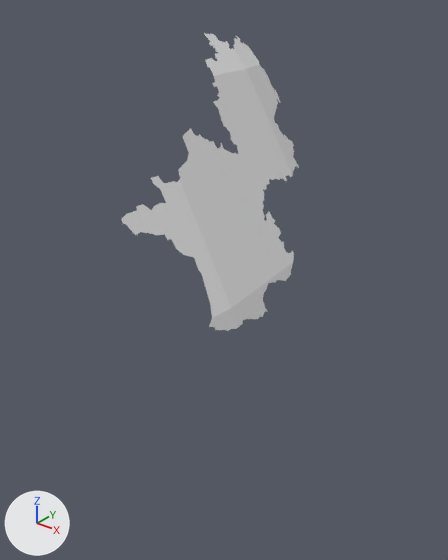
The FBX model Untitled.fbx as it was, and as the next commit left it.
One viewpoint serves both versions: a 50 mm camera at (1.214, -0.373, 0.639) aimed at (0.86, 0.07, 0.364). Every picture has the same lights, and +X, +Y and +Z are marked at lower left. The first picture is the older version.

Objects in the first picture: 'France', 'Germany'.
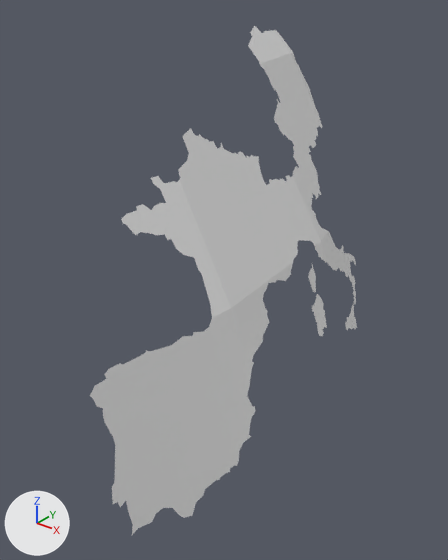
Commit message: Austria, Czechia, France, Italy, Poland, Portugal, Slovakia, Slovenia, Spain, Switzerland

Changed parts and their boxes (x1, y1, x2, y2) in the pictures (448 x 560 px):
'Spain', added
    after: (90, 311, 269, 518)
'France', reshaped (13% wider)
    before: (121, 129, 294, 331)
    after: (121, 129, 316, 331)
'Germany', deleted
    before: (204, 33, 299, 185)
'Portugal', added
    after: (105, 398, 158, 535)
'Italy', added
    after: (274, 179, 357, 336)
'Poland', added
    after: (248, 26, 319, 119)
'Austria', added
    after: (281, 135, 314, 190)
'Czechia', added
    after: (274, 99, 306, 145)
'Switzerland', added
    after: (263, 179, 294, 221)
'Slovakia', added
    after: (303, 113, 322, 148)
'Slovenia', added
    after: (308, 166, 321, 199)
part 1 of me_sphere_001, added
    after: (308, 265, 316, 292)

The edits, one by one:
me_sphere_001 is used by ob_france; location (0.0, 0.0, 0.0).
Verts and faces of me_sphere_001; kept vertices keep their numbers, new ones are numbered from 133.
me_sphere_001 had 133 vertices, 4 faces and spanned x 0.846..0.929, y -0.069..0.126, z 0.357..0.52.
me_sphere_001 now has 143 vertices, 5 faces and spans x 0.846..0.929, y -0.069..0.155, z 0.339..0.52.
Part 1, on me_sphere_001:
New vertex 133 is at (0.913, 0.152, 0.37).
New vertex 134 is at (0.915, 0.153, 0.363), pixel (313, 268).
New vertex 135 is at (0.918, 0.155, 0.353), pixel (316, 277).
New vertex 136 is at (0.919, 0.152, 0.35), pixel (315, 281).
New vertex 137 is at (0.923, 0.148, 0.339), pixel (316, 292).
New vertex 138 is at (0.922, 0.143, 0.342), pixel (313, 291).
New vertex 139 is at (0.917, 0.139, 0.359), pixel (308, 277).
New vertex 140 is at (0.916, 0.143, 0.363), pixel (309, 272).
New vertex 141 is at (0.915, 0.148, 0.365), pixel (310, 268).
New vertex 142 is at (0.915, 0.15, 0.364), pixel (312, 267).
New faces: (133, 142, 141, 140, 139, 138, 137, 136, 135, 134).
Mesh me_sphere_006 is new.
It has 33 vertices, 1 face and spans x 0.8044..0.8399, y 0.2495..0.3332, z 0.4573..0.4916.
It uses material mat_material_001 (its picture is missing).
Mesh me_sphere_008 is new.
It has 21 vertices, 1 face and spans x 0.8521..0.8784, y 0.2055..0.2491, z 0.4149..0.443.
It uses material mat_material_001 (its picture is missing).
Mesh me_sphere_003 is new.
It has 53 vertices, 2 faces and spans x 0.8333..0.8776, y 0.1479..0.2544, z 0.4327..0.4802.
It uses material mat_material_001 (its picture is missing).
Mesh me_sphere_004 is new.
It has 57 vertices, 4 faces and spans x 0.7447..0.8199, y 0.2008..0.3501, z 0.4803..0.5897.
It uses material mat_material_001 (its picture is missing).
Mesh me_sphere_010 is new.
It has 39 vertices, 1 face and spans x 0.9195..0.949, y -0.1574..-0.1018, z 0.2573..0.354.
It uses material mat_material_001 (its picture is missing).
Mesh me_sphere_011 is new.
It has 177 vertices, 6 faces and spans x 0.869..0.937, y 0.107..0.3, z 0.252..0.445.
It uses material mat_material_001 (its picture is missing).
Mesh me_sphere_012 is new.
It has 43 vertices, 1 face and spans x 0.8709..0.8914, y 0.0949..0.163, z 0.4214..0.4579.
It uses material mat_material_001 (its picture is missing).
Mesh me_sphere_005 is new.
It has 37 vertices, 1 face and spans x 0.8135..0.8463, y 0.1823..0.2804, z 0.4724..0.519.
It uses material mat_material_001 (its picture is missing).
Mesh me_sphere_009 is new.
It has 97 vertices, 2 faces and spans x 0.911..0.96, y -0.149..0.053, z 0.24..0.383.
It uses material mat_material_001 (its picture is missing).
Object 'Germany' (ob_germany) is deleted.
Object 'Slovakia' (ob_slovakia) is new; it shows me_sphere_006.
Its location is (0.0, 0.0, 0.0).
Object 'Slovenia' (ob_slovenia) is new; it shows me_sphere_008.
Its location is (0.0, 0.0, 0.0).
Object 'Austria' (ob_austria) is new; it shows me_sphere_003.
Its location is (0.0, 0.0, 0.0).
Object 'Poland' (ob_poland) is new; it shows me_sphere_004.
Its location is (0.0, 0.0, 0.0).
Object 'Portugal' (ob_portugal) is new; it shows me_sphere_010.
Its location is (0.0, 0.0, 0.0).
Object 'Italy' (ob_italy) is new; it shows me_sphere_011.
Its location is (0.0, 0.0, 0.0).
Object 'Switzerland' (ob_switzerland) is new; it shows me_sphere_012.
Its location is (0.0, 0.0, 0.0).
Object 'Czechia' (ob_czechia) is new; it shows me_sphere_005.
Its location is (0.0, 0.0, 0.0).
Object 'Spain' (ob_spain) is new; it shows me_sphere_009.
Its location is (0.0, 0.0, 0.0).
